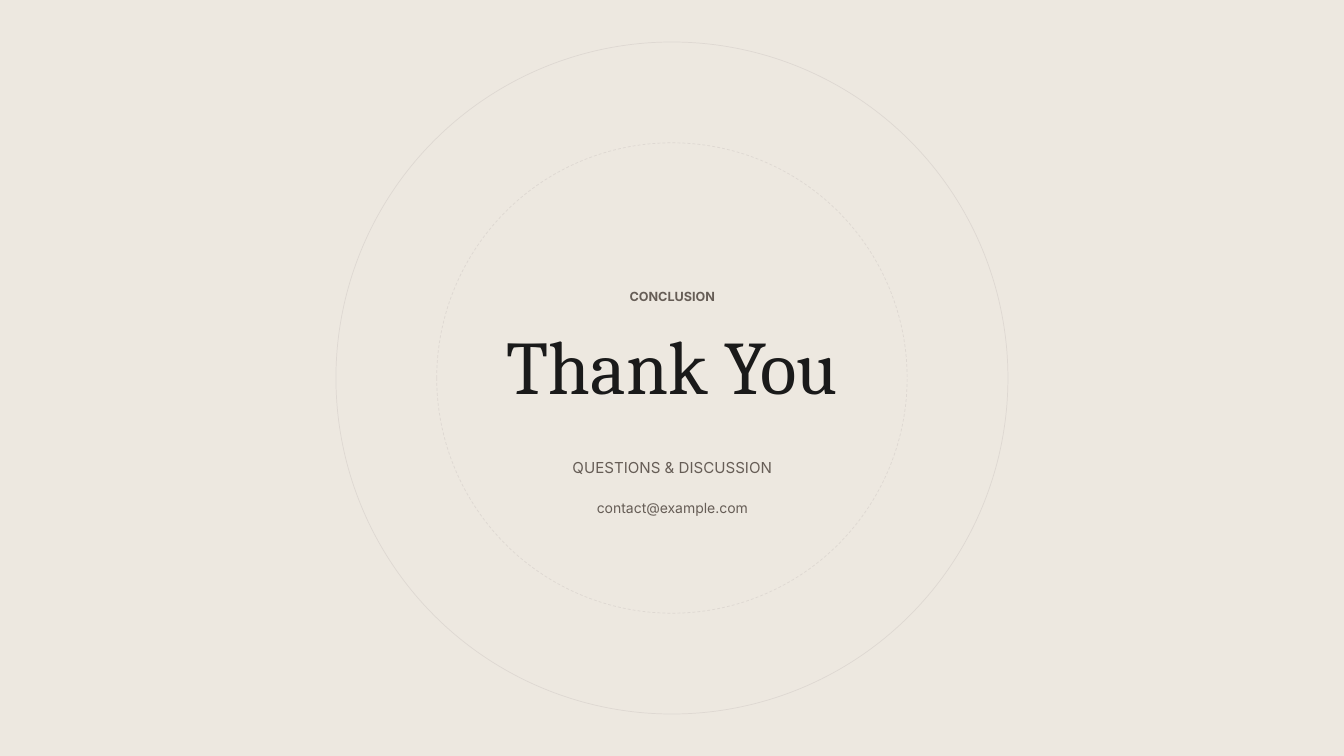
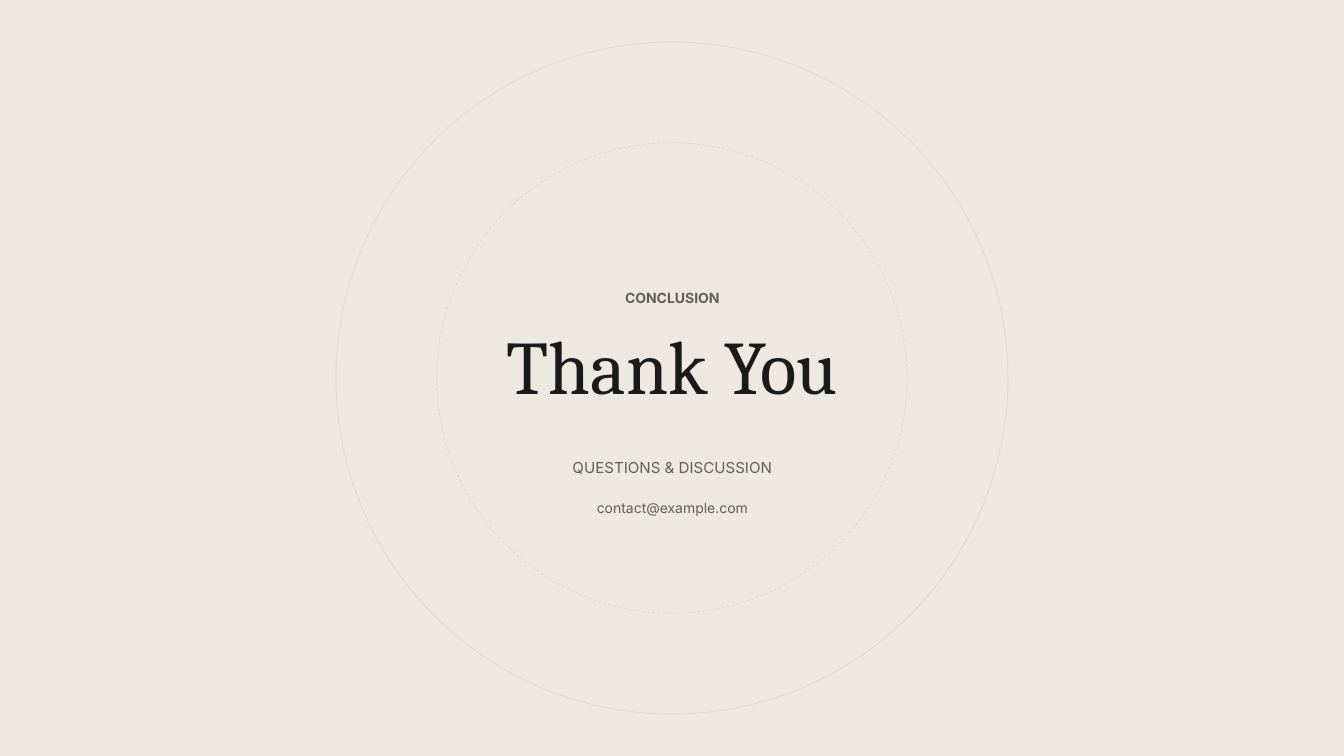
Before and after one commit to hustcer/pptx-nova, a slide deck: slide 10 of pptx-nova/assets/examples/cartesian/deck.pptx. Drawn at 1344x756 pixels with LibreOffice and Linux fonts; fonts in the diff are those of the drawing. Boxes give left, top, right and bottom in pixels: in the first picture for what was removed or moved away, otherwise in the second. Text is boxed around its words. In the diff, an @@ line names an element or a change of style, - is before the commit and + after.

```diff
--- a/pptx-nova/assets/examples/cartesian/deck.pptx
+++ b/pptx-nova/assets/examples/cartesian/deck.pptx
@@ text "CONCLUSION" at (625, 293, 720, 303): size 9 to 10 pt @@
```
Also in this commit, not shown: 8 other slides changed, 24 other files.
